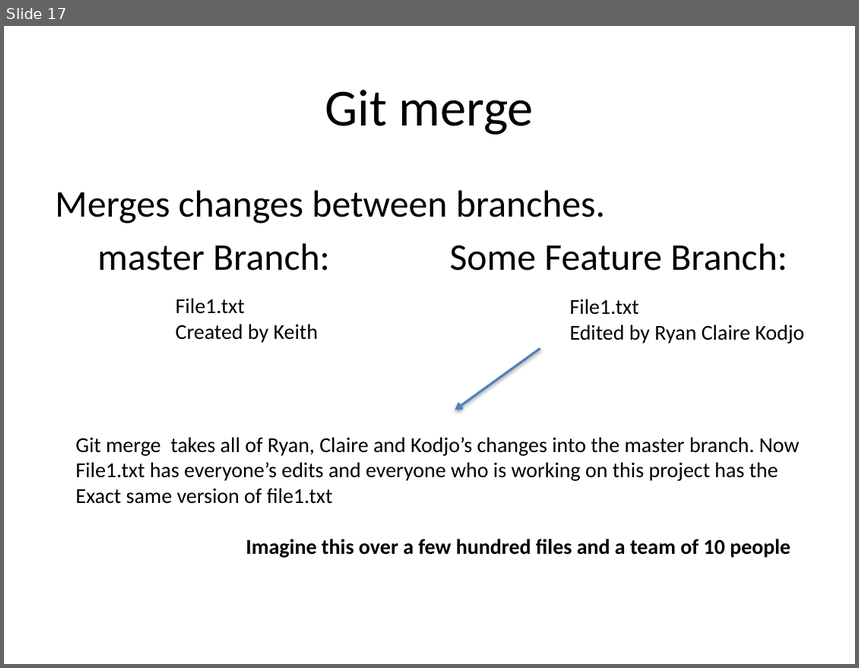
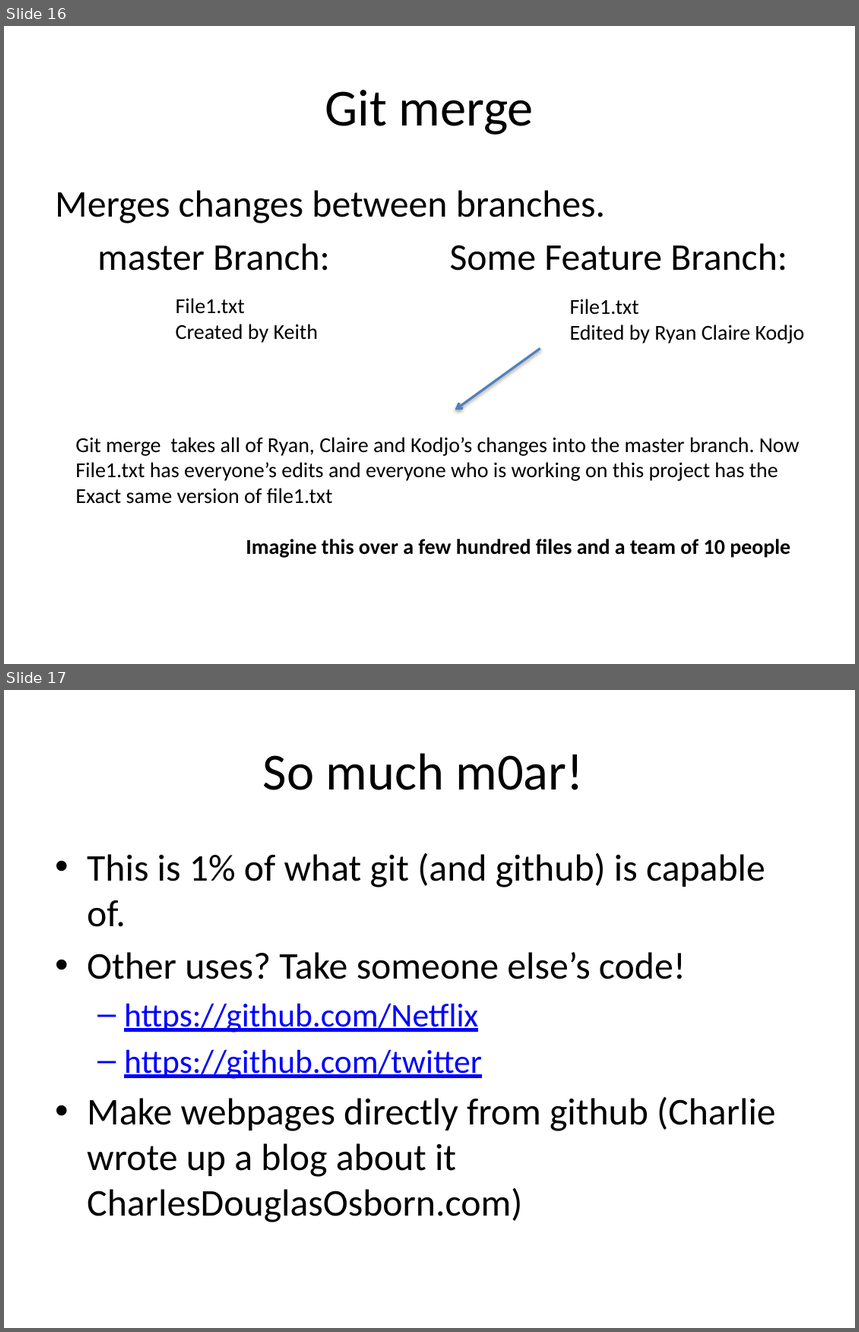
Before and after one commit to jtian1167/SLP-demo, a slide deck: SLP github.pptx. Shown one above the other, each under a label of ours: slide 17 before the commit, slides 16 and 17 after it. The pictures are 859x668 and 859x1332 pixels, drawn with LibreOffice and Linux fonts; fonts in the diff are those of the drawing. Boxes give left, top, right and bottom in pixels: in the first picture for what was removed or moved away, otherwise in the second. Text is boxed around its words. In the diff, an @@ line names an element or a change of style, - is before the commit and + after.

```diff
--- a/SLP github.pptx
+++ b/SLP github.pptx
@@ slide 17 added at (x1=4, y1=690, x2=855, y2=1328), background #FFFFFF @@
@@ title added at (x1=263, y1=753, x2=584, y2=790), 44 pt, text #000000 @@
+So much m0ar!
@@ text added at (x1=87, y1=853, x2=775, y2=1223), 32 pt, text #000000 @@
+• This is 1% of what git (and github) is capable of.
+• Other uses? Take someone else’s code!
+  – https://github.com/Netflix
+  – https://github.com/twitter
+• Make webpages directly from github (Charlie wrote up a blog about it CharlesDouglasOsborn.com)
@@ what was slide 17 is now slide 16 @@
```
Also in this commit, not shown: 7 slides changed, 1 other slide added, 1 slide removed.
